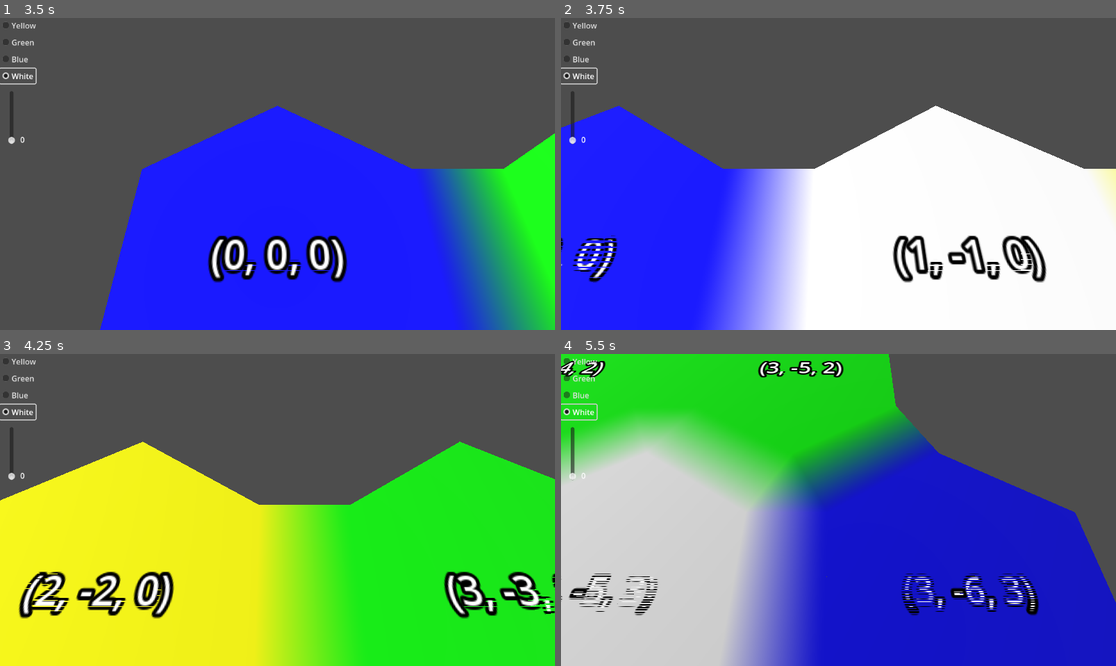
Above: before the commit, frames 1-4 (two rows, left to right).
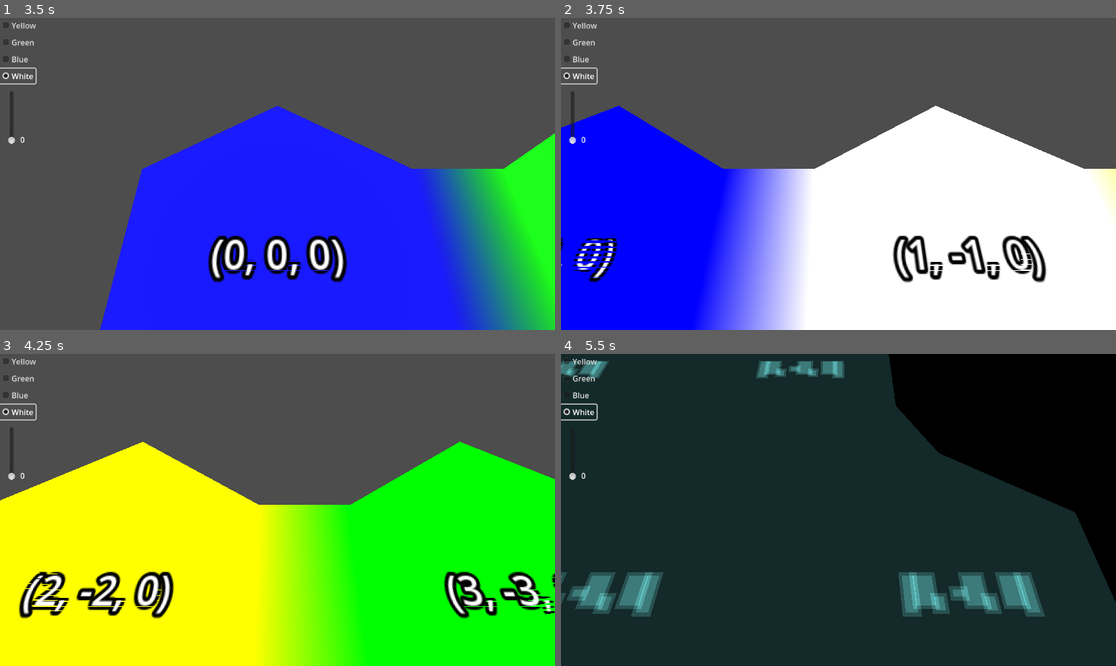
Above: after the commit, the same moments.

Repository: davepruitt/hex_map_godot
Game: Godot game, scene res://main.tscn
The game is run twice, just before and just after one commit, with the same random seed, the same clock (stepped at 60 frames per second) and the same inputs.
Inputs (mouse positions are in pixels of both pictures, inside the frame that each line leads up to):
- Up to frame 1 (3.5 s): click "Yellow" at 0.5 s; click "Green" at 1.25 s; click "Blue" at 2 s; click "White" at 2.75 s
- Up to frame 2 (3.75 s): tap Enter at 3.5 s; move the mouse to (960, 158) at 3.52 s; hold Right (ui_right) from 3.53 s (still down); tap P at 3.6 s; click (960, 158) at 3.67 s
- Up to frame 3 (4.25 s): keep holding Right (ui_right)
- Up to frame 4 (5.5 s): move the mouse to (727, 525) at 4.27 s; release Right (ui_right) at 4.28 s; hold Down (ui_down) 4.28-5.03 s; tap P at 4.35, 5.3 s; move the mouse to (894, 441) at 5.02 s; hold Right (ui_right) from 5.03 s (still down); tap Z at 5.1 s

Frame 1 is identical in both runs. In frame 2, 17% of the frame differs, in the area x 0-31%, y 28-100%; in frame 3, 33%; in frame 4, 100%, in the area x 0-100%, y 0-100%.

Commit message:
Continuing tutorial 3, but mostly debugging. Added the ability to press 'P' to cycle through debug display modes in Godot, which allows viewing meshes as wireframes

Diff:
--- a/hex_project_godot/hex_cell.gd
+++ b/hex_project_godot/hex_cell.gd
@@ -97,6 +97,9 @@
 	#Generate the normals for the mesh
 	surface_tool.generate_normals()
 
+	#Generate the tangents for the mesh
+	surface_tool.generate_tangents()
+
 	#Commit the mesh
 	visualization.mesh = surface_tool.commit()
 
@@ -119,6 +122,7 @@
 	st.set_color(c3)
 	st.add_vertex(v3)
 
+
 func _add_quad (st: SurfaceTool, v1: Vector3, v2: Vector3, v3: Vector3, v4: Vector3, c1: Color, c2: Color, c3: Color, c4: Color) -> void:
 	_add_triangle(st, v1, v2, v3, c1, c2, c3)
 	_add_triangle(st, v2, v4, v3, c2, c4, c3)
@@ -126,8 +130,8 @@
 func _triangulate_hex (st: SurfaceTool, direction: HexDirectionsClass.HexDirections) -> void:
 	#Calculate the Vector3 positions for the vertices of the triangle
 	var center = Vector3.ZERO
-	var p1 = center + get_first_solid_corner(direction)
-	var p2 = center + get_second_solid_corner(direction)
+	var p1 = center + HexMetrics.get_first_solid_corner(direction)
+	var p2 = center + HexMetrics.get_second_solid_corner(direction)
 
 	#Add the triangle
 	_add_triangle(st, center, p2, p1, hex_color, hex_color, hex_color)
@@ -144,40 +148,40 @@
 	if (neighbor_cell == null):
 		return
 
-	var bridge = get_bridge(direction)
+	var bridge = HexMetrics.get_bridge(direction)
 	var v3 = v1 + bridge
 	var v4 = v2 + bridge
 
 	v3.y = neighbor_cell.elevation * HexMetrics.ELEVATION_STEP
 	v4.y = v3.y
 
-	_add_quad(st, v1, v2, v3, v4, hex_color, hex_color, neighbor_cell.hex_color, neighbor_cell.hex_color)
+	_triangulate_edge_terraces(st, v1, v2, self, v3, v4, neighbor_cell)
 
 	#Get the next neighbor of the cell
 	var next_direction = HexDirectionsClass.next(direction)
 	var next_neighbor = get_neighbor(next_direction)
 	if (direction <= HexDirectionsClass.HexDirections.E) and (next_neighbor != null):
-		var v5 = v2 + get_bridge(next_direction)
+		var v5 = v2 + HexMetrics.get_bridge(next_direction)
 		v5.y = next_neighbor.elevation * HexMetrics.ELEVATION_STEP
 		_add_triangle(st, v2, v5, v4, hex_color, next_neighbor.hex_color, neighbor_cell.hex_color)
+
+func _triangulate_edge_terraces (st: SurfaceTool,
+	begin_left: Vector3, begin_right: Vector3, begin_cell: HexCell,
+	end_left: Vector3, end_right: Vector3, end_cell: HexCell):
+
+	#var v3 = HexMetrics.terrace_lerp(begin_left, end_left, 1)
+	#var v4 = HexMetrics.terrace_lerp(begin_right, end_right, 1)
+	#var c2 = HexMetrics.terrace_color_lerp(begin_cell.hex_color, end_cell.hex_color, 1)
+
+	_add_quad(st,
+		begin_left, begin_right,
+		end_left, end_right,
+		begin_cell.hex_color, begin_cell.hex_color,
+		end_cell.hex_color, end_cell.hex_color)
 
 #endregion
 
 #region Public static methods
 
-static func get_first_corner (direction: HexDirectionsClass.HexDirections) -> Vector3:
-	return HexMetrics.CORNERS[int(direction)]
-
-static func get_second_corner (direction: HexDirectionsClass.HexDirections) -> Vector3:
-	return HexMetrics.CORNERS[int(direction) + 1]
-
-static func get_first_solid_corner (direction: HexDirectionsClass.HexDirections) -> Vector3:
-	return HexMetrics.CORNERS[int(direction)] * HexMetrics.SOLID_FACTOR
-
-static func get_second_solid_corner (direction: HexDirectionsClass.HexDirections) -> Vector3:
-	return HexMetrics.CORNERS[int(direction) + 1] * HexMetrics.SOLID_FACTOR
-
-static func get_bridge (direction: HexDirectionsClass.HexDirections) -> Vector3:
-	return (HexMetrics.CORNERS[int(direction)] + HexMetrics.CORNERS[int(direction) + 1]) * HexMetrics.BLEND_FACTOR
 
 #endregion
--- a/hex_project_godot/hex_metrics.gd
+++ b/hex_project_godot/hex_metrics.gd
@@ -21,4 +21,45 @@
 
 const ELEVATION_STEP: float = 1.0
 
+const TERRACES_PER_SLOPE: int = 2
+
+const TERRACE_STEPS: int = TERRACES_PER_SLOPE * 2 + 1
+
+const HORIZONTAL_TERRACE_STEP_SIZE: float = 1.0 / TERRACE_STEPS
+
+const VERTICAL_TERRACE_STEP_SIZE: float = 1.0 / (TERRACES_PER_SLOPE + 1)
+
 #endregion
+
+#region Static Methods
+
+static func get_first_corner (direction: HexDirectionsClass.HexDirections) -> Vector3:
+	return HexMetrics.CORNERS[int(direction)]
+
+static func get_second_corner (direction: HexDirectionsClass.HexDirections) -> Vector3:
+	return HexMetrics.CORNERS[int(direction) + 1]
+
+static func get_first_solid_corner (direction: HexDirectionsClass.HexDirections) -> Vector3:
+	return HexMetrics.CORNERS[int(direction)] * HexMetrics.SOLID_FACTOR
+
+static func get_second_solid_corner (direction: HexDirectionsClass.HexDirections) -> Vector3:
+	return HexMetrics.CORNERS[int(direction) + 1] * HexMetrics.SOLID_FACTOR
+
+static func get_bridge (direction: HexDirectionsClass.HexDirections) -> Vector3:
+	return (HexMetrics.CORNERS[int(direction)] + HexMetrics.CORNERS[int(direction) + 1]) * HexMetrics.BLEND_FACTOR
+
+static func terrace_lerp (a: Vector3, b: Vector3, step: int) -> Vector3:
+	var h = step * HORIZONTAL_TERRACE_STEP_SIZE
+	a.x += (b.x - a.x) * h
+	a.z += (b.z - a.z) * h
+
+	var v = ((step + 1) / 2.0) * VERTICAL_TERRACE_STEP_SIZE
+	a.y += (b.y - a.y) * v
+
+	return a
+
+static func terrace_color_lerp (a: Color, b: Color, step: int) -> Color:
+	var h = step * HORIZONTAL_TERRACE_STEP_SIZE
+	return a.lerp(b, h)
+
+#endregion
--- a/hex_project_godot/main.gd
+++ b/hex_project_godot/main.gd
@@ -33,7 +33,7 @@
 
 # Called when the node enters the scene tree for the first time.
 func _ready() -> void:
-	pass # Replace with function body.
+	RenderingServer.set_debug_generate_wireframes(true)
 
 
 # Called every frame. 'delta' is the elapsed time since the previous frame.
@@ -50,6 +50,17 @@
 			scene_camera.position.y += camera_speed
 		elif event.keycode == KEY_X:
 			scene_camera.position.y -= camera_speed
+		elif event.keycode == KEY_W:
+			scene_camera.rotate_x(camera_speed)
+		elif event.keycode == KEY_S:
+			scene_camera.rotate_x(-camera_speed)
+		elif event.keycode == KEY_A:
+			scene_camera.rotate_y(camera_speed)
+		elif event.keycode == KEY_D:
+			scene_camera.rotate_y(-camera_speed)
+		elif event.keycode == KEY_P:
+			var vp = get_viewport()
+			vp.debug_draw = (vp.debug_draw + 1) % 5
 	elif event is InputEventMouseButton and event.pressed:
 		if event.button_index == MOUSE_BUTTON_LEFT:
 			var RAY_LENGTH = 1000
--- a/hex_project_godot/main.tscn
+++ b/hex_project_godot/main.tscn
@@ -50,6 +50,7 @@
 offset_top = 152.0
 offset_right = 38.0
 offset_bottom = 262.0
+max_value = 5.0
 
 [node name="ElevationLabel" type="Label" parent="CanvasLayer"]
 offset_left = 42.0
